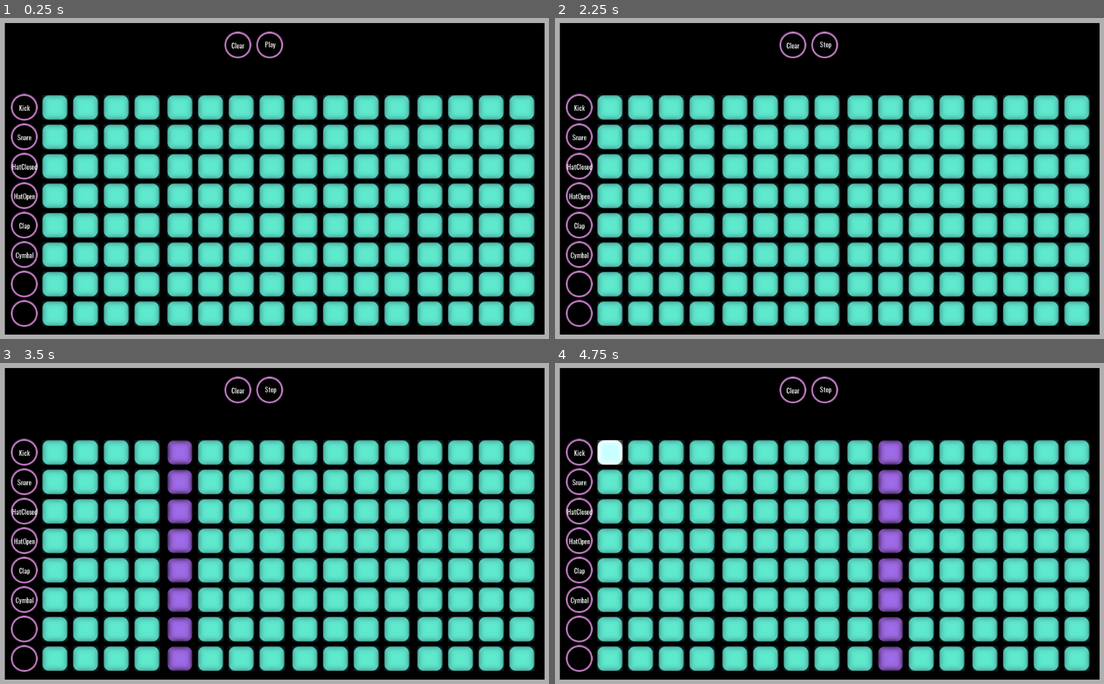
Above: before the commit, frames 1-4 (two rows, left to right).
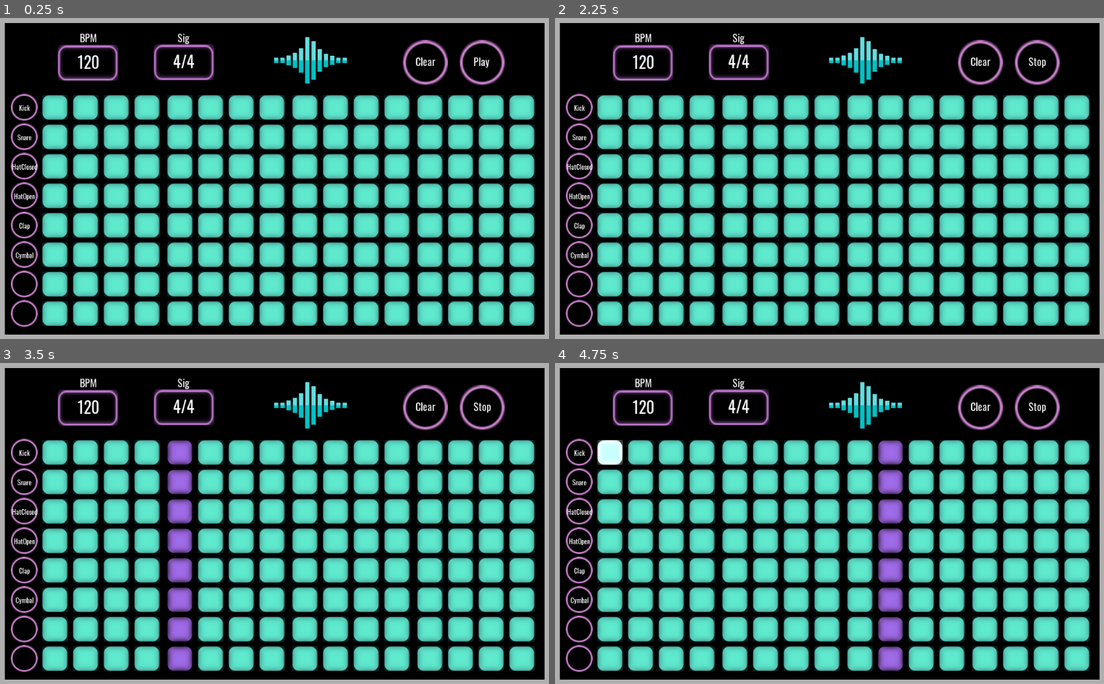
Above: after the commit, the same moments.

Repository: mdructor/beat_hacker
Game: Godot game, scene res://Assets/Scenes/Main.tscn
Same seed, same stepped clock (60 frames per second), same inputs: the game is played once before the commit and once after it.
Inputs (mouse positions are in pixels of both pictures, inside the frame that each line leads up to):
- Up to frame 1 (0.25 s): no input
- Up to frame 2 (2.25 s): click "Play" at 0.5 s; click "Stop" at 1.25 s; click "Play" at 2 s
- Up to frame 3 (3.5 s): click "Clear" at 2.75 s
- Up to frame 4 (4.75 s): click "Kick" at 3.5 s; click (609, 452) at 4.25 s

The runs differ from the first frame. In frame 1, 2.9% of the frame differs, in the area x 10-92%, y 4-22%; in frame 2, 2.9%; in frame 3, 2.9%; in frame 4, 2.9%.

Commit message:
Updated sequencer UI

Diff:
--- /dev/null
+++ b/Assets/Fonts/oswald_bpm.tres
@@ -0,0 +1,7 @@
+[gd_resource type="DynamicFont" load_steps=2 format=2]
+
+[ext_resource path="res://Assets/Fonts/Oswald-VariableFont:wght.ttf" type="DynamicFontData" id=1]
+
+[resource]
+size = 28
+font_data = ExtResource( 1 )
--- /dev/null
+++ b/Assets/Fonts/oswald_top_ui.tres
@@ -0,0 +1,7 @@
+[gd_resource type="DynamicFont" load_steps=2 format=2]
+
+[ext_resource path="res://Assets/Fonts/Oswald-VariableFont:wght.ttf" type="DynamicFontData" id=1]
+
+[resource]
+size = 18
+font_data = ExtResource( 1 )
--- a/Assets/Scenes/Sequencer.tscn
+++ b/Assets/Scenes/Sequencer.tscn
@@ -1,9 +1,12 @@
-[gd_scene load_steps=5 format=2]
+[gd_scene load_steps=8 format=2]
 
 [ext_resource path="res://Assets/Scripts/Sequencer.gd" type="Script" id=1]
 [ext_resource path="res://Assets/Scenes/SampleStreamer.tscn" type="PackedScene" id=2]
 [ext_resource path="res://Assets/Images/pink_circle.png" type="Texture" id=3]
-[ext_resource path="res://Assets/Fonts/oswald24.tres" type="DynamicFont" id=4]
+[ext_resource path="res://Assets/Fonts/oswald_bpm.tres" type="DynamicFont" id=4]
+[ext_resource path="res://Assets/Images/pink_rectangle.png" type="Texture" id=5]
+[ext_resource path="res://Assets/Fonts/oswald_top_ui.tres" type="DynamicFont" id=6]
+[ext_resource path="res://Assets/Images/soundwave.png" type="Texture" id=7]
 
 [node name="Sequencer" type="ColorRect"]
 margin_right = 950.0
@@ -18,19 +21,22 @@
 [node name="SampleStreamer" parent="." instance=ExtResource( 2 )]
 
 [node name="PlayButton" type="TextureButton" parent="."]
-margin_left = 442.0
-margin_top = 15.0
-margin_right = 492.0
-margin_bottom = 65.0
+margin_left = 800.0
+margin_top = 30.0
+margin_right = 880.0
+margin_bottom = 110.0
 texture_normal = ExtResource( 3 )
+expand = true
 __meta__ = {
 "_edit_use_anchors_": false
 }
 
 [node name="PlayLabel" type="Label" parent="PlayButton"]
-margin_right = 52.0
-margin_bottom = 46.0
-custom_fonts/font = ExtResource( 4 )
+margin_left = 25.0
+margin_top = 24.0
+margin_right = 53.0
+margin_bottom = 52.0
+custom_fonts/font = ExtResource( 6 )
 text = "Play"
 align = 1
 valign = 1
@@ -39,24 +45,111 @@
 }
 
 [node name="ClearButton" type="TextureButton" parent="."]
-margin_left = 386.0
-margin_top = 15.0
-margin_right = 436.0
-margin_bottom = 65.0
+margin_left = 700.0
+margin_top = 30.0
+margin_right = 780.0
+margin_bottom = 110.0
 texture_normal = ExtResource( 3 )
+expand = true
 __meta__ = {
 "_edit_use_anchors_": false
 }
 
 [node name="ClearLabel" type="Label" parent="ClearButton"]
-margin_right = 50.0
-margin_bottom = 50.0
-custom_fonts/font = ExtResource( 4 )
+margin_left = 23.0
+margin_top = 24.0
+margin_right = 58.0
+margin_bottom = 52.0
+custom_fonts/font = ExtResource( 6 )
 text = "Clear"
 align = 1
 valign = 1
 __meta__ = {
 "_edit_use_anchors_": false
 }
+
+[node name="BpmLabel" type="Label" parent="."]
+margin_left = 132.0
+margin_top = 12.0
+margin_right = 162.0
+margin_bottom = 40.0
+custom_fonts/font = ExtResource( 6 )
+text = "BPM"
+align = 1
+valign = 1
+__meta__ = {
+"_edit_use_anchors_": false
+}
+
+[node name="TextureRect" type="TextureRect" parent="."]
+margin_left = 91.228
+margin_top = 36.0
+margin_right = 201.228
+margin_bottom = 106.0
+texture = ExtResource( 5 )
+expand = true
+__meta__ = {
+"_edit_use_anchors_": false
+}
+
+[node name="BpmText" type="Label" parent="TextureRect"]
+margin_left = 30.0
+margin_top = 11.0
+margin_right = 83.0
+margin_bottom = 54.0
+custom_fonts/font = ExtResource( 4 )
+text = "120"
+align = 1
+valign = 1
+__meta__ = {
+"_edit_use_anchors_": false
+}
+
+[node name="TimSigLabel" type="Label" parent="."]
+margin_left = 304.0
+margin_top = 12.0
+margin_right = 325.0
+margin_bottom = 40.0
+custom_fonts/font = ExtResource( 6 )
+text = "Sig"
+align = 1
+valign = 1
+__meta__ = {
+"_edit_use_anchors_": false
+}
+
+[node name="TimSigRect" type="TextureRect" parent="."]
+margin_left = 260.0
+margin_top = 34.7723
+margin_right = 370.0
+margin_bottom = 104.772
+texture = ExtResource( 5 )
+expand = true
+__meta__ = {
+"_edit_use_anchors_": false
+}
+
+[node name="TimeSigText" type="Label" parent="TimSigRect"]
+margin_left = 36.0
+margin_top = 11.0
+margin_right = 74.0
+margin_bottom = 54.0
+custom_fonts/font = ExtResource( 4 )
+text = "4/4"
+align = 1
+valign = 1
+__meta__ = {
+"_edit_use_anchors_": false
+}
+
+[node name="TextureRect2" type="TextureRect" parent="."]
+margin_left = 473.888
+margin_top = 2.45538
+margin_right = 601.888
+margin_bottom = 130.455
+texture = ExtResource( 7 )
+__meta__ = {
+"_edit_use_anchors_": false
+}
 [connection signal="pressed" from="PlayButton" to="." method="_on_PlayButton_pressed"]
 [connection signal="pressed" from="ClearButton" to="." method="_on_ClearButton_pressed"]
Binary file added: Assets/Images/pink_rectangle.png
Not shown, added: Assets/Images/pink_rectangle.png.import
Binary file added: Assets/Images/soundwave.png
Not shown, added: Assets/Images/soundwave.png.import
Not shown, added: Assets/Images/pink_rectangle.paint
